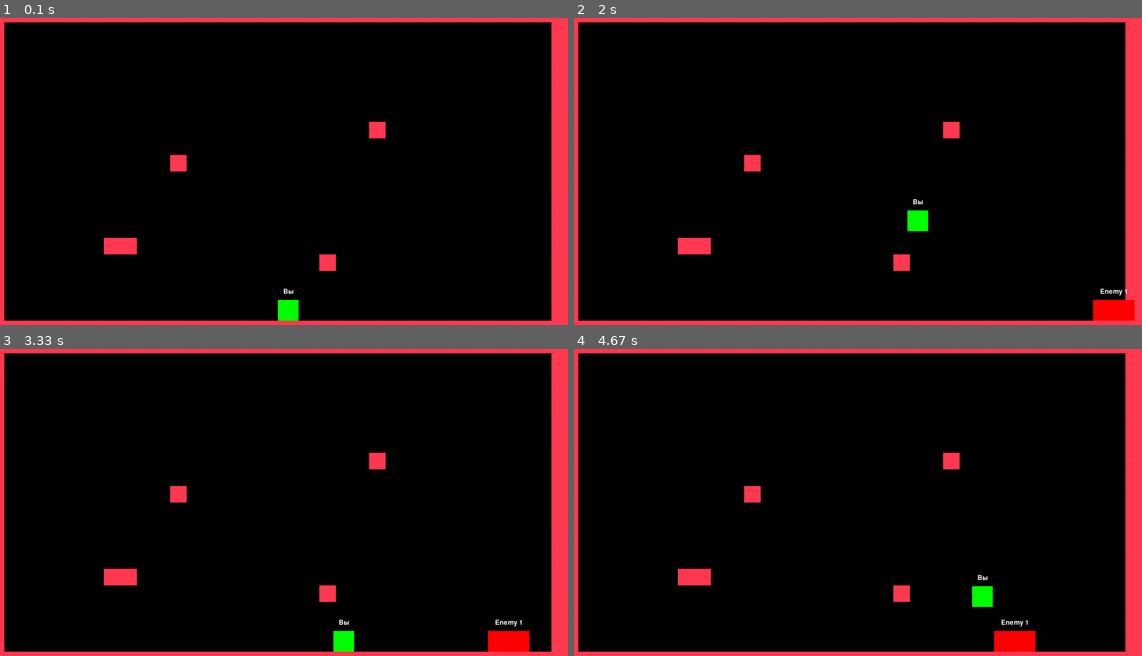
Above: before the commit, frames 1-4 (two rows, left to right).
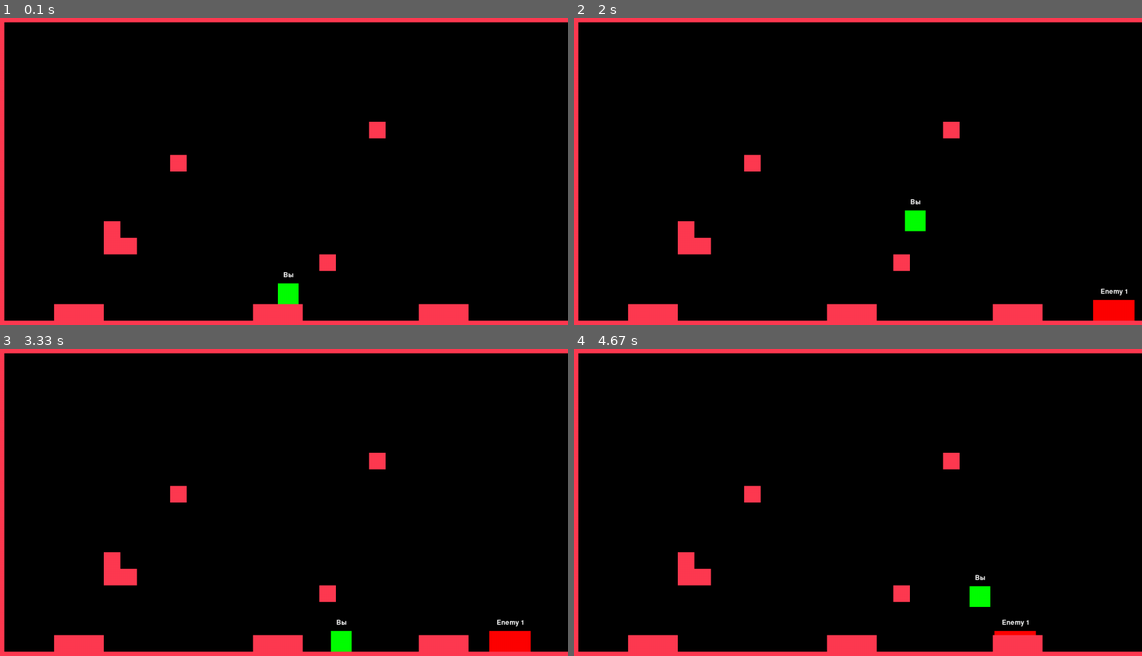
Above: after the commit, the same moments.

Repository: irl-lik/pygame
Game: pygame game, started from main.py
Same seed, same stepped clock (60 frames per second), same inputs: the game is played once before the commit and once after it.
Inputs:
- Up to frame 1 (0.1 s): no input
- Up to frame 2 (2 s): hold D 0.33-0.8 s; hold D 0.83-1.3 s; tap Space at 0.9, 1.2, 1.4, 1.7, 1.97 s; hold A 1.33-1.87 s; hold A from 1.9 s (still down)
- Up to frame 3 (3.33 s): tap Space at 2.27, 2.4, 2.7, 3.07 s; release A at 2.3 s; hold D 2.33-2.97 s; hold A from 3 s (still down)
- Up to frame 4 (4.67 s): tap Space at 3.37, 3.57, 3.87, 4.07, 4.37, 4.57 s; release A at 3.47 s; hold D 3.5-3.97 s; hold D 4-4.47 s; hold A from 4.5 s (still down)

The runs differ from the first frame. In frame 1, 4.8% of the frame differs, in the area x 9-100%, y 1-99%; in frame 2, 4.6%; in frame 3, 4.8%; in frame 4, 4.7%.

Commit message:
full collisions commit

Diff:
--- a/main.py
+++ b/main.py
@@ -5,51 +5,53 @@
 from pycache.camera import Camera
 
 pygame.init()
-tiles_list = level_rect_list()
 
 WIDTH, HEIGHT = 1400, 800
-total_level_width  = len(tiles_list[0]) * 40 # Высчитываем фактическую ширину уровня
-total_level_height = len(tiles_list) * 40  # высоту
+screen = pygame.display.set_mode((WIDTH, HEIGHT))
+clock = pygame.time.Clock()
 
+# Инициализация уровня и камеры
+tiles_list = level_rect_list()
+total_level_width = len(tiles_list[0]) * 40
+total_level_height = len(tiles_list) * 40
 camera = Camera(total_level_width, total_level_height)
 
-screen = pygame.display.set_mode((WIDTH, HEIGHT))
-
-clock = pygame.time.Clock()
-
-running = True
-
+# Инициализация игрока и противника
 player_x = WIDTH / 2
 player_y = HEIGHT - 90
-
 player_width = 50
 player_height = 50
-
 player = Player(player_x, player_y, player_width, player_height, (0, 255, 0))
-
 enemy1 = Enemy(WIDTH, player_y, 100, 50, 5, (255, 0, 0))
 enemy1.set_name("Enemy 1")
 
+running = True
 while running:
     clock.tick(30)
     screen.fill((0, 0, 0))
 
-    for tile in tiles_list:
-        pygame.draw.rect(screen, (255, 58, 81), tile)
+    # Отображение уровня
 
+    # Обновление и отображение игрока и противника
     player.update()
     player_x, player_y = player.get_pos()
-    player_rect = player.get_rect()
-
-    camera.get_pos()
-
     enemy1.move_towards_player(player_x, player_y, player_width, player_height, 500)
     enemy1.draw(screen)
     player.draw(screen)
 
+    # Обновление камеры
+    camera.update(player.get_rect(), total_level_width, total_level_height)
+    camera_x, camera_y = camera.get_pos()
+    # Применение сдвига камеры к всем объектам на уровне
+    for tile in tiles_list:
+        tile.x -= camera_x
+        tile.y -= camera_y
+        pygame.draw.rect(screen, (255, 58, 81), tile)
 
+    # Обновление экрана
     pygame.display.update()
 
+    # Обработка событий
     for event in pygame.event.get():
         if event.type == pygame.QUIT:
             running = False
--- a/pycache/levels/level1.py
+++ b/pycache/levels/level1.py
@@ -1,25 +1,25 @@
 import pygame
 
-level =  '''-----------------------------------
--                                 -
--                                 -
--                                 -
--                                 -
--                                 -
--                                 -
--                      -          -
--                                 -
--          -                      -
--                                 -
--                                 -
--                                 -
--                                 -
--      --                         -
--                   -             -
--                                 -
--                                 -
--                                 -
------------------------------------
+level =  '''---------------------------------------
+-                                     -
+-                                     -
+-                                     -
+-                                     -
+-                                     -
+-                                     -
+-                      -              -
+-                                     -
+-          -                          -
+-                                     -
+-                                     -
+-                                     -
+-      -                              -
+-      --                             -
+-                   -                 -
+-                                     -
+-                                     -
+-   ---         ---       ---         -
+---------------------------------------
 '''
 
 def get_level() -> str:
--- a/pycache/player.py
+++ b/pycache/player.py
@@ -57,7 +57,6 @@
                 self.jumpCounter -= 1
 
         if self.jumpWait > 0: self.jumpWait -= 1
-        print(self.jumpWait)
 
         self.speed_y -= 4
 
@@ -65,14 +64,22 @@
         for tile in self.tiles_list:
             if not player_rect.colliderect(tile): continue
 
-            self.speed_x = 0
+            if self.speed_x > 0:
+                self.speed_x = 0
+                self.x = tile.x - self.width
+            elif self.speed_x < 0:
+                self.speed_x = 0
+                self.x = tile.x + tile.width
+            else:
+                self.speed_x = 0
 
         player_rect = pygame.Rect(self.x, self.y - self.speed_y, self.width, self.height)
         for tile in self.tiles_list:
             if not player_rect.colliderect(tile): continue
 
             if self.speed_y > 0:
-                self.speed_y = self.y - (tile.y + tile.height)
+                self.speed_y = 0
+                self.y = tile.y + tile.height
             elif self.speed_y < 0:
                 self.speed_y = 0
                 self.y = tile.y - self.height
